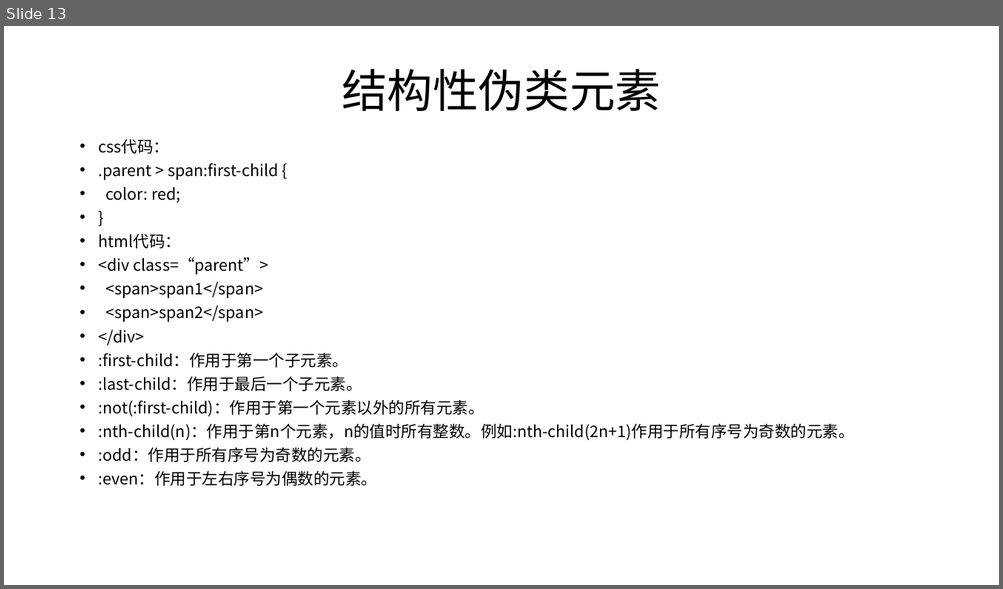
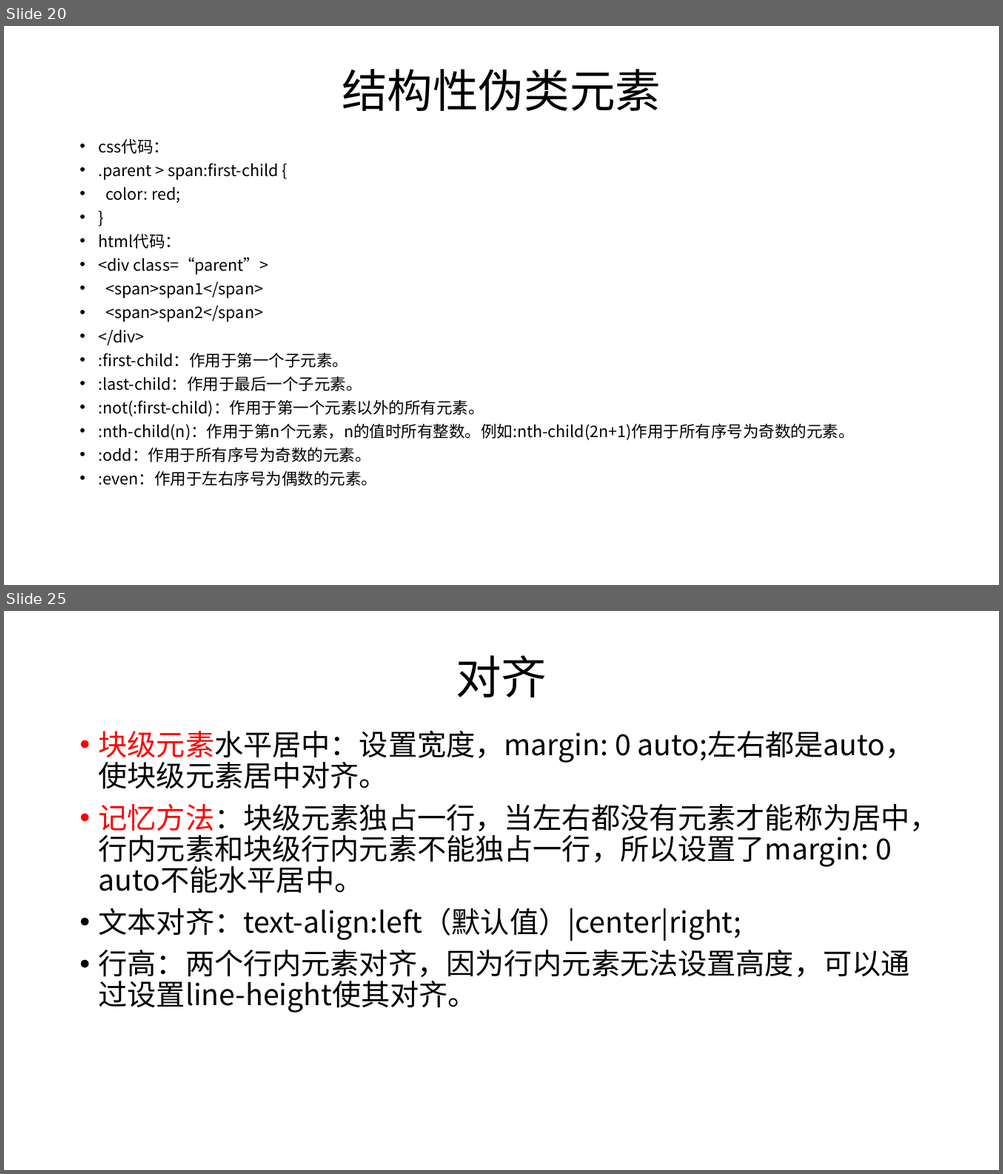
Before and after one commit to 1791317931/html-study, a slide deck: 材料/html/ppt/html-第五章.pptx. Shown one above the other, each under a label of ours: slide 13 before the commit, slides 20 and 25 after it; the slides between them are not shown. The pictures are 1003x589 and 1003x1174 pixels, drawn with LibreOffice and Linux fonts; fonts in the diff are those of the drawing. Boxes give left, top, right and bottom in pixels: in the first picture for what was removed or moved away, otherwise in the second. Text is boxed around its words. In the diff, an @@ line names an element or a change of style, - is before the commit and + after.

```diff
--- a/材料/html/ppt/html-第五章.pptx
+++ b/材料/html/ppt/html-第五章.pptx
@@ slide 25 added at bbox=[4, 611, 999, 1170], background #FFFFFF @@
@@ title added at bbox=[455, 655, 546, 698], 44 pt, text #000000 @@
+对齐
@@ text added at bbox=[99, 730, 939, 1013], 28 pt, text #000000 @@
+• 块级元素水平居中：设置宽度，margin: 0 auto;左右都是auto，使块级元素居中对齐。
+• 记忆方法：块级元素独占一行，当左右都没有元素才能称为居中，行内元素和块级行内元素不能独占一行，所以设置了margin: 0 auto不能水平居中。
+• 文本对齐：text-align:left（默认值）|center|right;
+• 行高：两个行内元素对齐，因为行内元素无法设置高度，可以通过设置line-height使其对齐。
@@ what was slide 13 is now slide 20 @@
```
Also in this commit, not shown: 4 other slides added, 4 other files.
